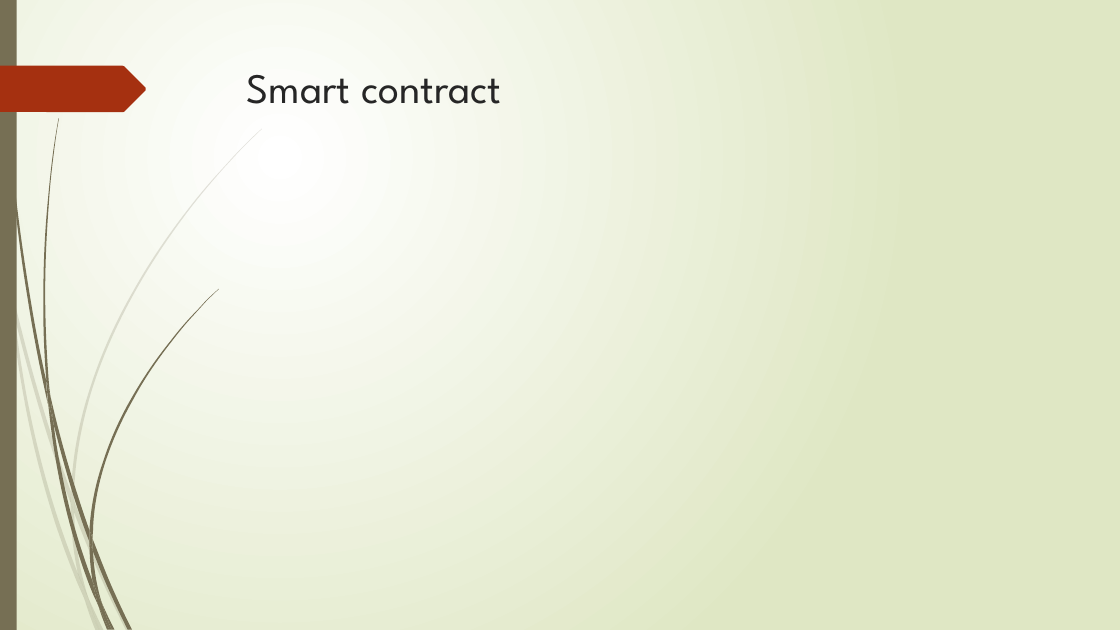
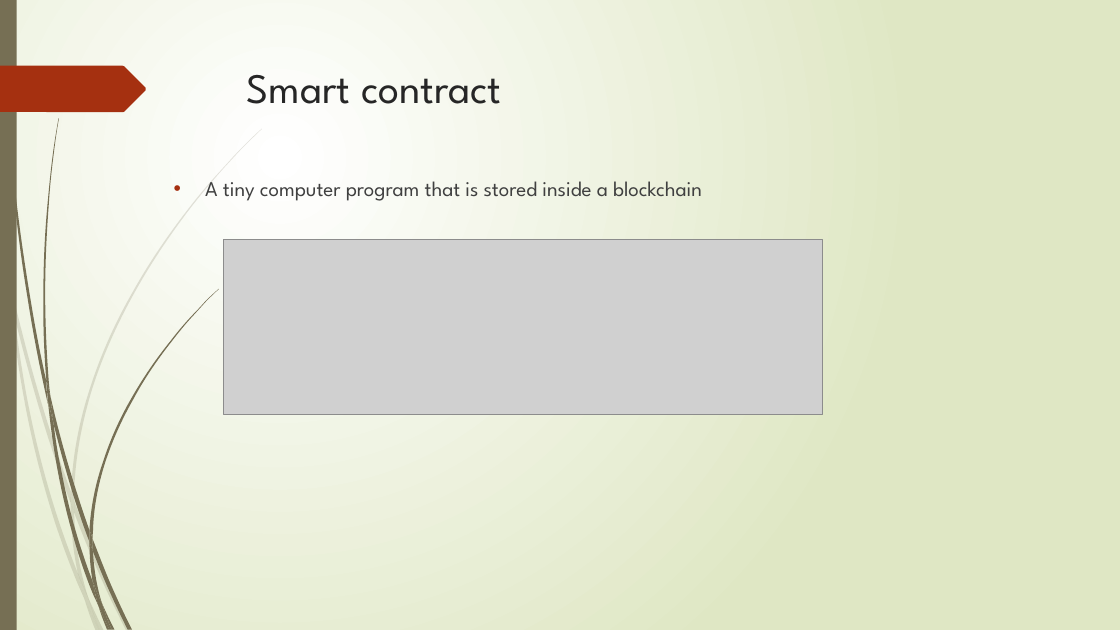
Before and after one commit to quyetdong/software-documents, a slide deck: slide 14 of blockchain_introduction_development.pptx (slide 12 before the commit). Drawn at 1120x630 pixels with LibreOffice and Linux fonts; fonts in the diff are those of the drawing; grey boxes stand for pictures. Boxes give left, top, right and bottom in pixels: in the first picture for what was removed or moved away, otherwise in the second. Text is boxed around its words. In the diff, an @@ line names an element or a change of style, - is before the commit and + after.

Commit message:
update blockchain doc

```diff
--- a/blockchain_introduction_development.pptx
+++ b/blockchain_introduction_development.pptx
@@ text added at [205, 181, 702, 201], 18 pt, text #404040 @@
+• A tiny computer program that is stored inside a blockchain
@@ picture added at [223, 239, 823, 415] @@
```
Also in this commit, not shown: 1 other slide changed, 1 slide added.
